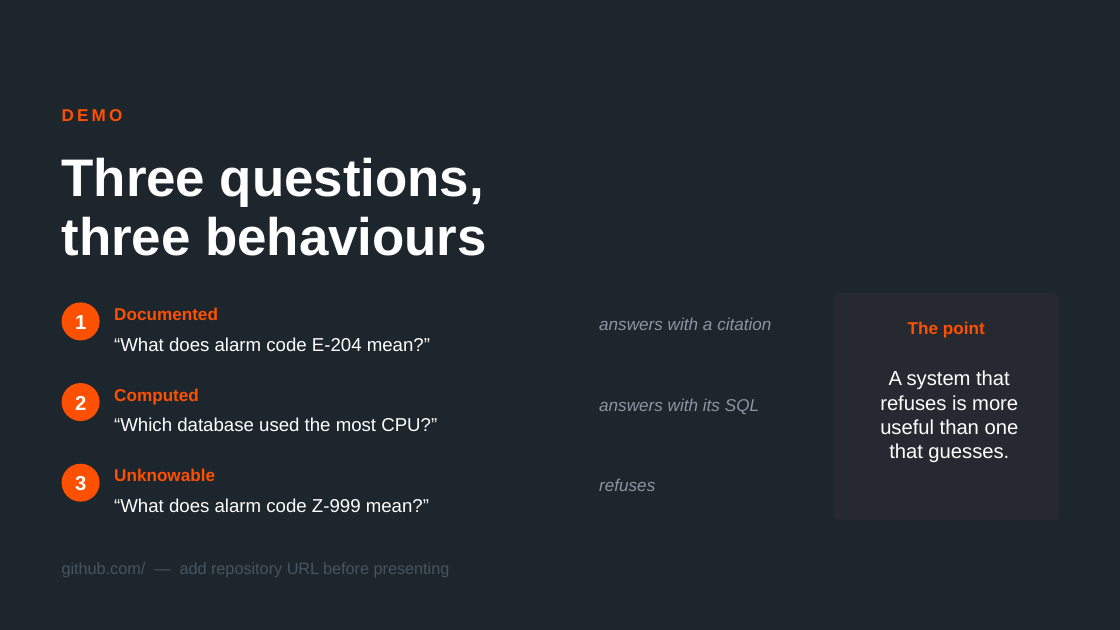
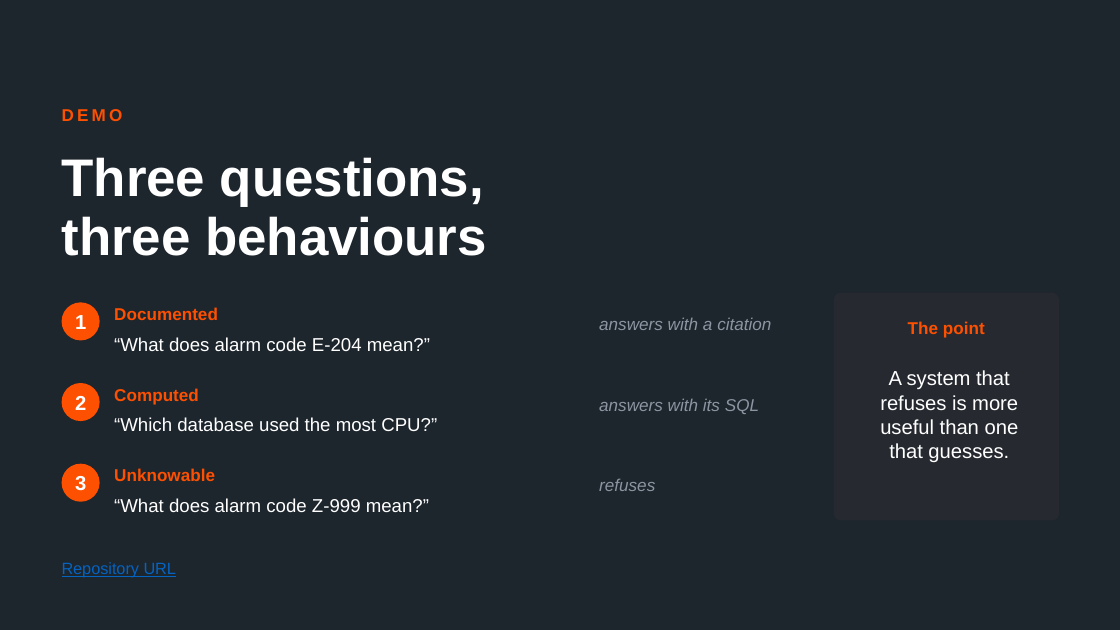
Before and after one commit to hongofc/database-knowledge-assistant, a slide deck: slide 10 of Database_Knowledge_Assistant.pptx. Drawn at 1120x630 pixels with LibreOffice and Linux fonts; fonts in the diff are those of the drawing. Boxes give left, top, right and bottom in pixels: in the first picture for what was removed or moved away, otherwise in the second. Text is boxed around its words. In the diff, an @@ line names an element or a change of style, - is before the commit and + after.

```diff
--- a/Database_Knowledge_Assistant.pptx
+++ b/Database_Knowledge_Assistant.pptx
@@ text at (62, 562, 176, 578): text changed; text colour #46555F to #0563C1 @@
-github.com/ — add repository URL before presenting
+Repository URL
```
Also in this commit, not shown: 8 other slides changed.
